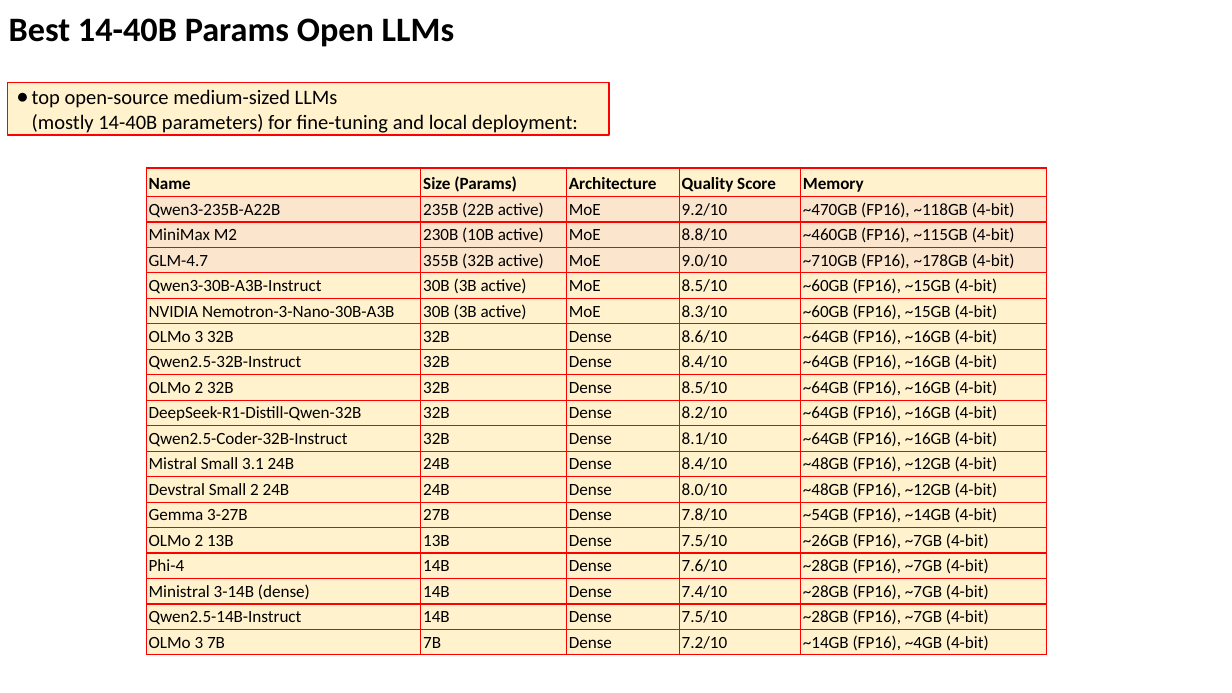
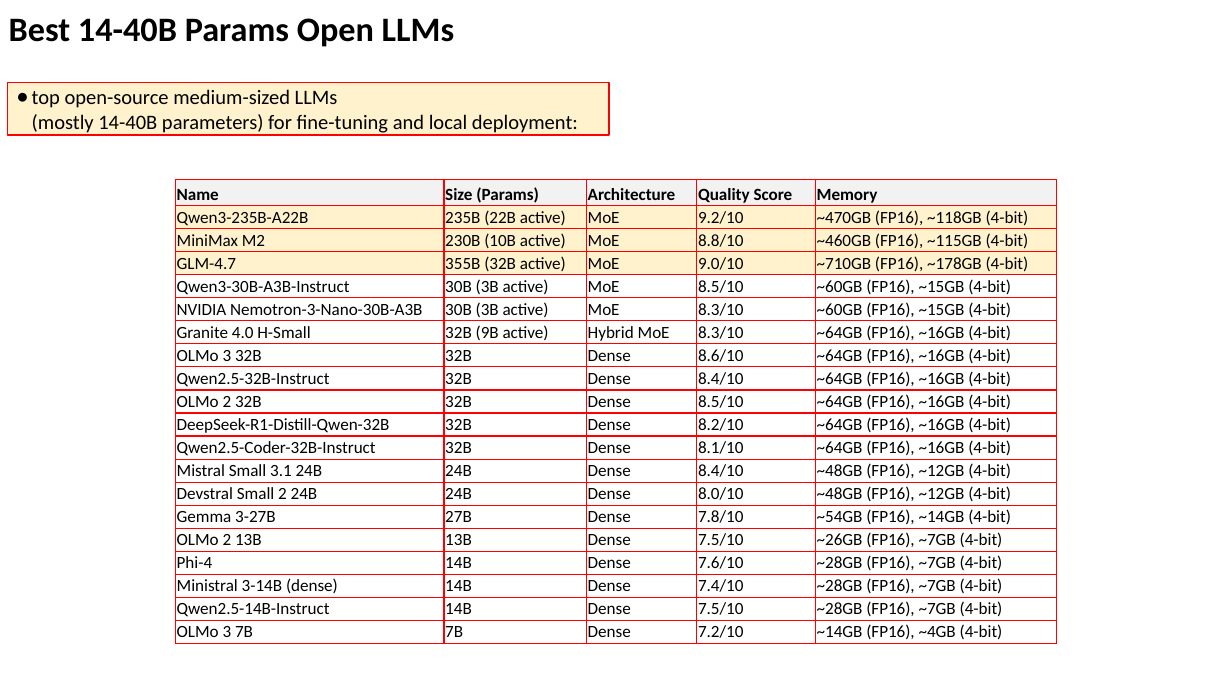
Before and after one commit to lselector/seminar, a slide deck: slide 3 of 2026/2026-01-09-AI-Updates.pptx. Drawn at 1232x693 pixels with LibreOffice and Linux fonts; fonts in the diff are those of the drawing. Boxes give left, top, right and bottom in pixels: in the first picture for what was removed or moved away, otherwise in the second. Text is boxed around its words. In the diff, an @@ line names an element or a change of style, - is before the commit and + after.

```diff
--- a/2026/2026-01-09-AI-Updates.pptx
+++ b/2026/2026-01-09-AI-Updates.pptx
@@ table at bbox=[175, 180, 1057, 643] @@
+row 7: Granite 4.0 H-Small | 32B (9B active) | Hybrid MoE | 8.3/10 | ~64GB (FP16), ~16GB (4-bit)
@@ table: place and size @@
-table at bbox=[147, 168, 1047, 654]
+table at bbox=[175, 180, 1057, 643]
```
Also in this commit, not shown: 7 other slides changed, 2 slides added.
